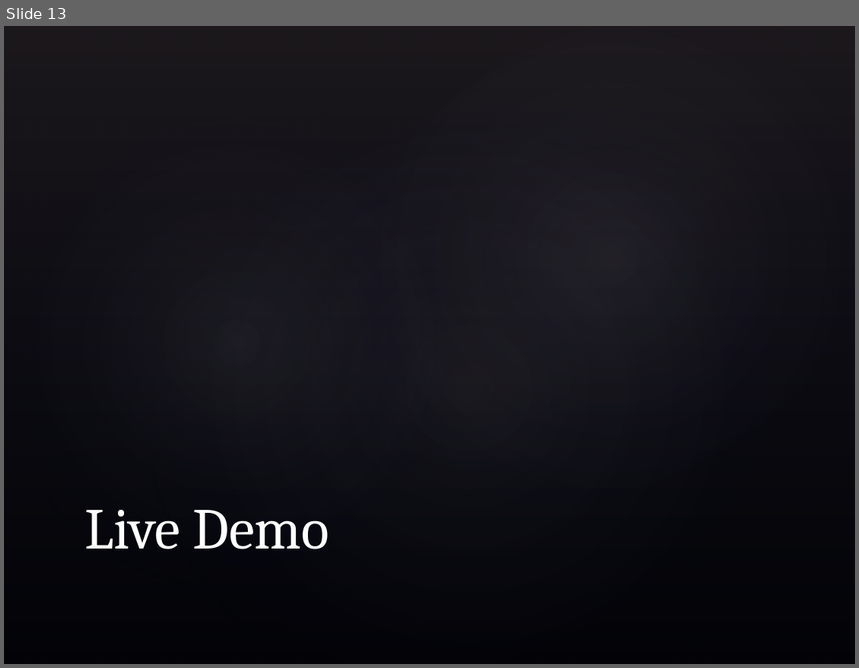
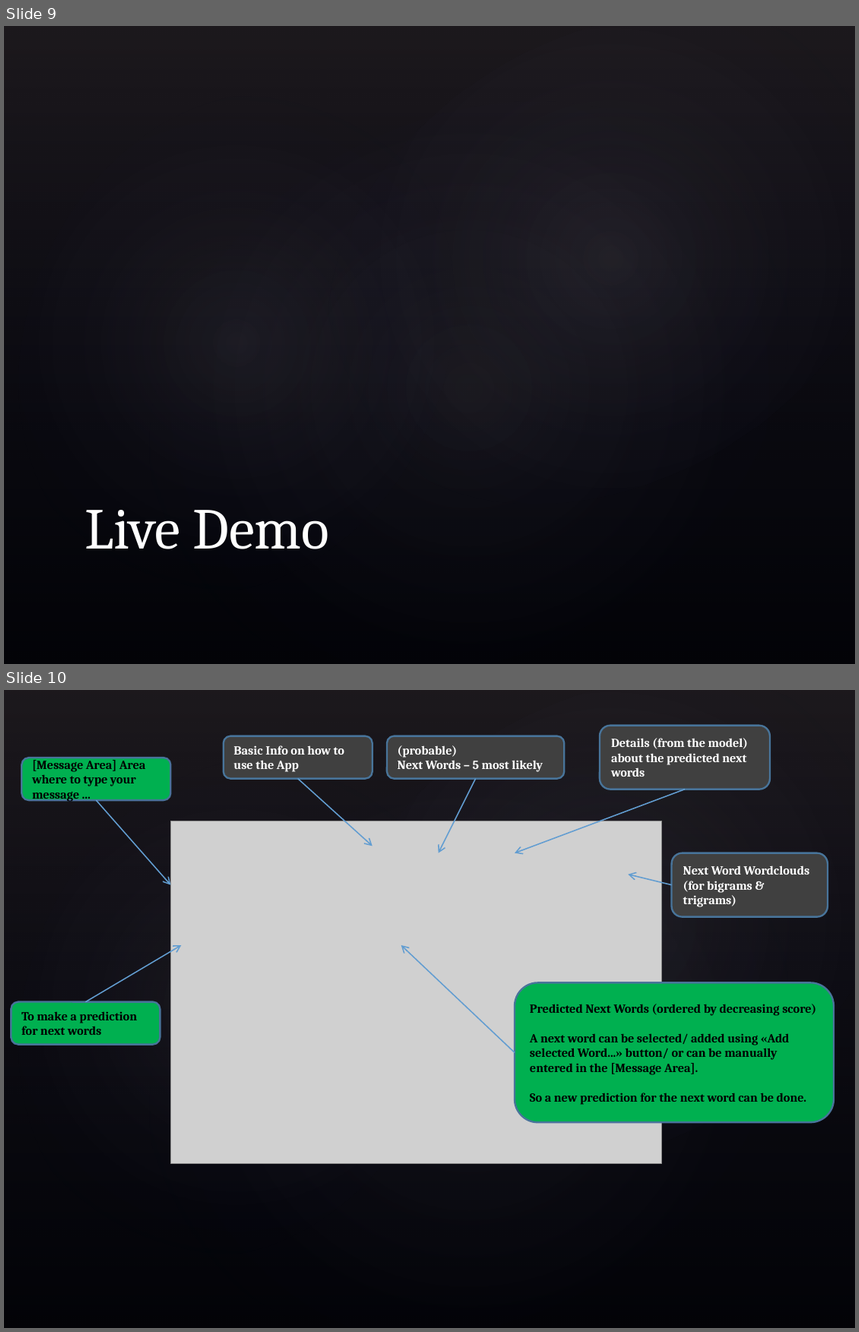
Before and after one commit to pparacch/CapstoneProjectDataScienceSpecialization, a slide deck: notes/lessonLearned.pptx. Shown one above the other, each under a label of ours: slide 13 before the commit, slides 9 and 10 after it. The pictures are 859x668 and 859x1332 pixels, drawn with LibreOffice and Linux fonts; fonts in the diff are those of the drawing; grey boxes stand for pictures; background and template pictures are left out. Boxes give left, top, right and bottom in pixels: in the first picture for what was removed or moved away, otherwise in the second. Text is boxed around its words. In the diff, an @@ line names an element or a change of style, - is before the commit and + after.

```diff
--- a/notes/lessonLearned.pptx
+++ b/notes/lessonLearned.pptx
@@ slide 10 added at [4, 690, 855, 1328], background picture (left out); not listed: 4 template elements that a slide beside it also shows @@
@@ rounded rectangle added at [600, 726, 770, 790], fill #404040, outline #49749B 1.5 pt, 10.5 pt, text #FFFFFF, bold @@
+Details (from the model) about the predicted next words
@@ rounded rectangle added at [224, 736, 373, 778], fill #404040, outline #49749B 1.5 pt, 10.5 pt, text #FFFFFF, bold @@
+Basic Info on how to use the App
@@ rounded rectangle added at [387, 736, 564, 778], fill #404040, outline #49749B 1.5 pt, 10.5 pt, text #FFFFFF, bold @@
+(probable)
+Next Words – 5 most likely
@@ rounded rectangle added at [22, 758, 171, 801], fill #00B050, outline #49749B 1.5 pt, 10.5 pt, text #000000, bold @@
+[Message Area] Area where to type your message ...
@@ arrow added from (297, 778) to (373, 846), #629DD1 1 pt @@
@@ arrow added from (475, 778) to (438, 853), #629DD1 1 pt @@
@@ arrow added from (96, 801) to (171, 885), #629DD1 1 pt @@
@@ arrow added from (685, 790) to (515, 853), #629DD1 1 pt @@
@@ picture added at [171, 821, 662, 1164] @@
@@ rounded rectangle added at [671, 853, 827, 917], fill #404040, outline #49749B 1.5 pt, 10.5 pt, text #FFFFFF, bold @@
+Next Word Wordclouds (for bigrams & trigrams)
@@ arrow added from (671, 885) to (628, 875), #629DD1 1 pt @@
@@ arrow added from (86, 1002) to (181, 945), #629DD1 1 pt @@
@@ arrow added from (515, 1053) to (401, 945), #629DD1 1 pt @@
@@ rounded rectangle added at [515, 983, 834, 1122], fill #00B050, outline #49749B 1.5 pt, 10.5 pt, text #000000, bold @@
+Predicted Next Words (ordered by decreasing score)
+A next word can be selected/ added using «Add selected Word...» button/ or can be manually entered in the [Message Area].
+So a new prediction for the next word can be done.
@@ rounded rectangle added at [11, 1002, 160, 1045], fill #00B050, outline #49749B 1.5 pt, 10.5 pt, text #000000, bold @@
+To make a prediction for next words
@@ what was slide 13 is now slide 9 @@
```
Also in this commit, not shown: 6 slides changed, 3 other slides added, 2 other files.
